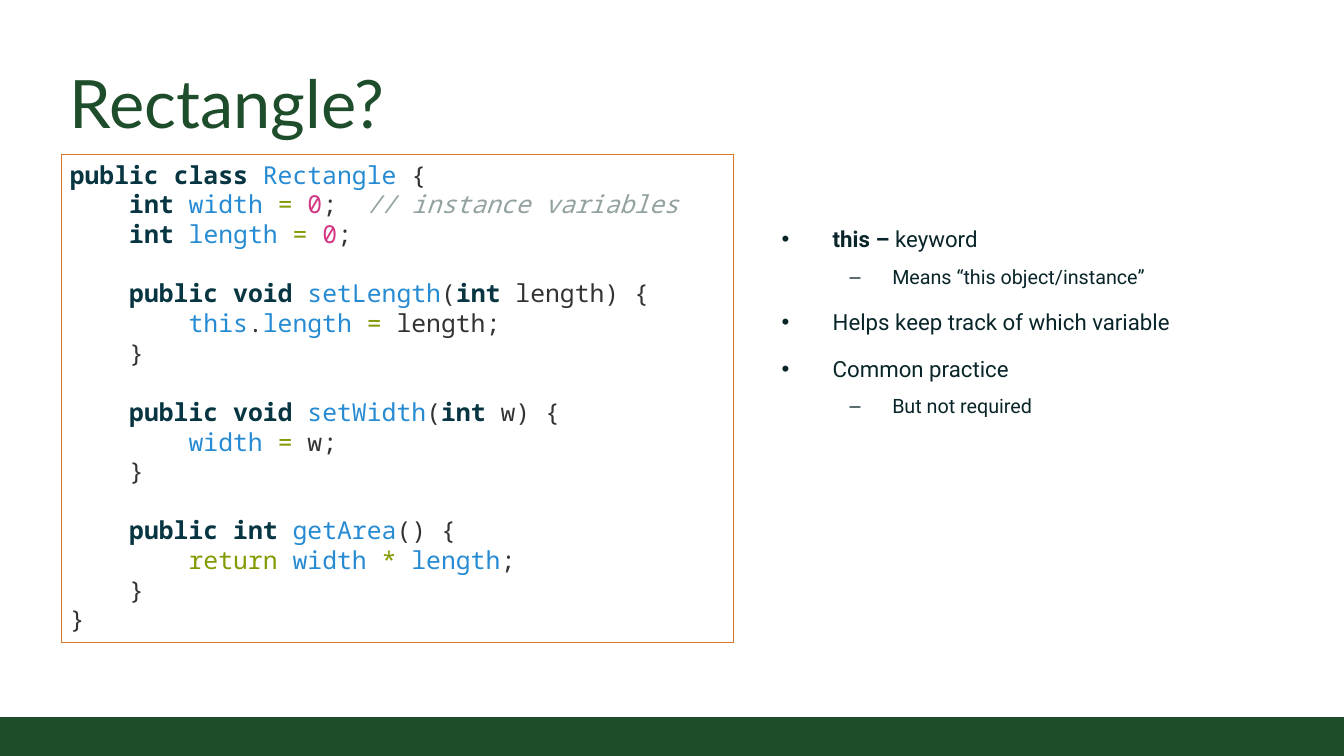
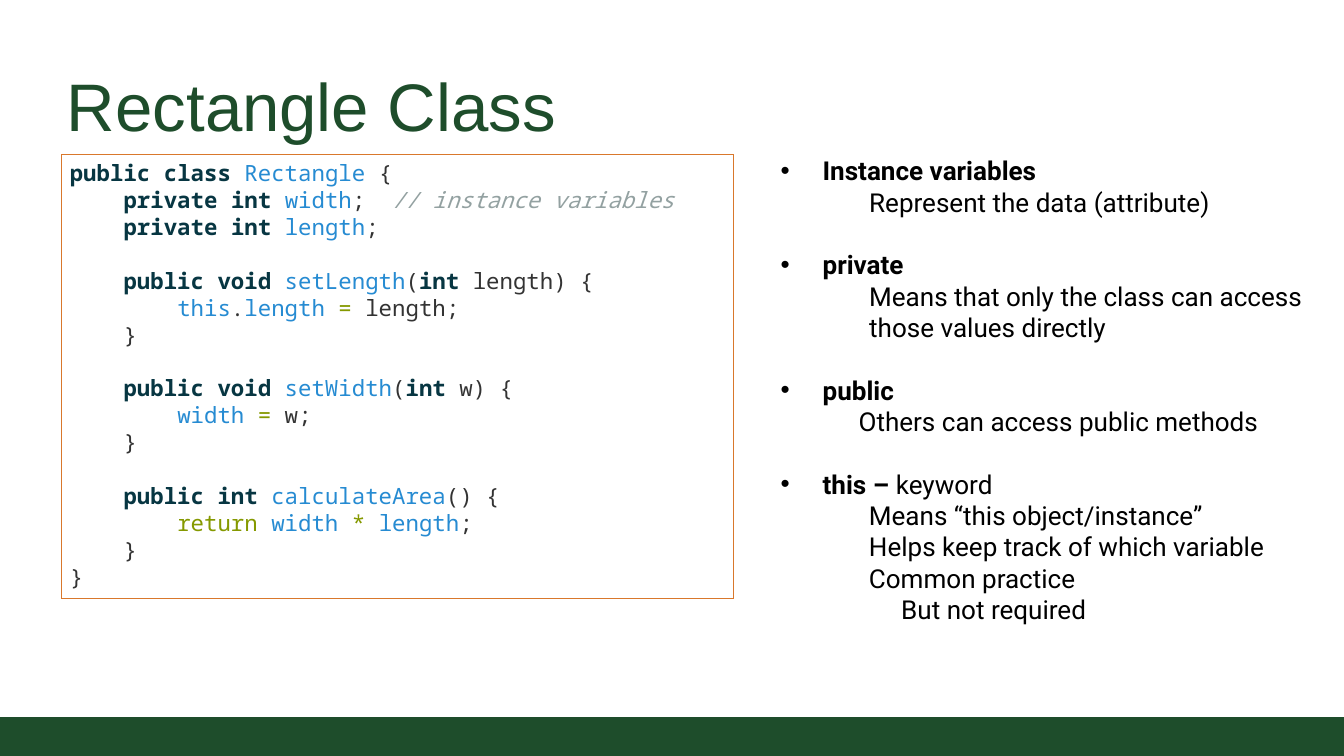
Before and after one commit to CSU-CompSci-CS163-4/Handouts, a slide deck: slide 20 of slides/On-Campus/02_02_ObjectsMethods.pptx (slide 15 before the commit). Drawn at 1344x756 pixels with LibreOffice and Linux fonts; fonts in the diff are those of the drawing; background and template pictures are left out. Boxes give left, top, right and bottom in pixels: in the first picture for what was removed or moved away, otherwise in the second. Text is boxed around its words. In the diff, an @@ line names an element or a change of style, - is before the commit and + after.

Commit message:
Methods and Objects Lecture updated

```diff
--- a/slides/On-Campus/02_02_ObjectsMethods.pptx
+++ b/slides/On-Campus/02_02_ObjectsMethods.pptx
@@ title at <box>67,82,556,143</box>: text changed; size 54 to 54.4 pt; font Lato to Arial @@
-Rectangle?
+Rectangle Class
@@ rectangle "public class Rectangle {": place and size @@
-rectangle "public class Rectangle {" at <box>61,155,734,643</box>
+rectangle "public class Rectangle {" at <box>61,155,734,598</box>
@@ text in rectangle at <box>70,163,567,536</box>: size 20 to 18.1 pt in "public class Rectangle {", "public void setLength(int length) {", "this.length = length;", "}" and 5 more places @@
@@ text added at <box>823,160,1302,625</box>, 21.2 pt, text #000000 @@
+• Instance variables
+  Represent the data (attribute)
+  • private
+  Means that only the class can access
+  those values directly
+• public
+Others can access public methods
+• this – keyword
+Means “this object/instance”
+Helps keep track of which variable
+Common practice
+  But not required
@@ text in rectangle at <box>124,190,674,241</box>: text changed; size 20 to 18.1 pt; text colour #93A1A1 to #073642 @@
-int width = 0; // instance variables
-int length = 0;
+private int width; // instance variables
+private int length;
@@ text removed at <box>833,230,1169,417</box> @@
-• this – keyword
-  – Means “this object/instance”
-• Helps keep track of which variable
-• Common practice
-  – But not required
@@ text in rectangle at <box>124,486,472,510</box>: text changed; size 20 to 18.1 pt; text colour #073642 to #268BD2 @@
-public int getArea() {
+public int calculateArea() {
```
Also in this commit, not shown: 4 other slides changed, 10 slides added, 5 slides removed.
